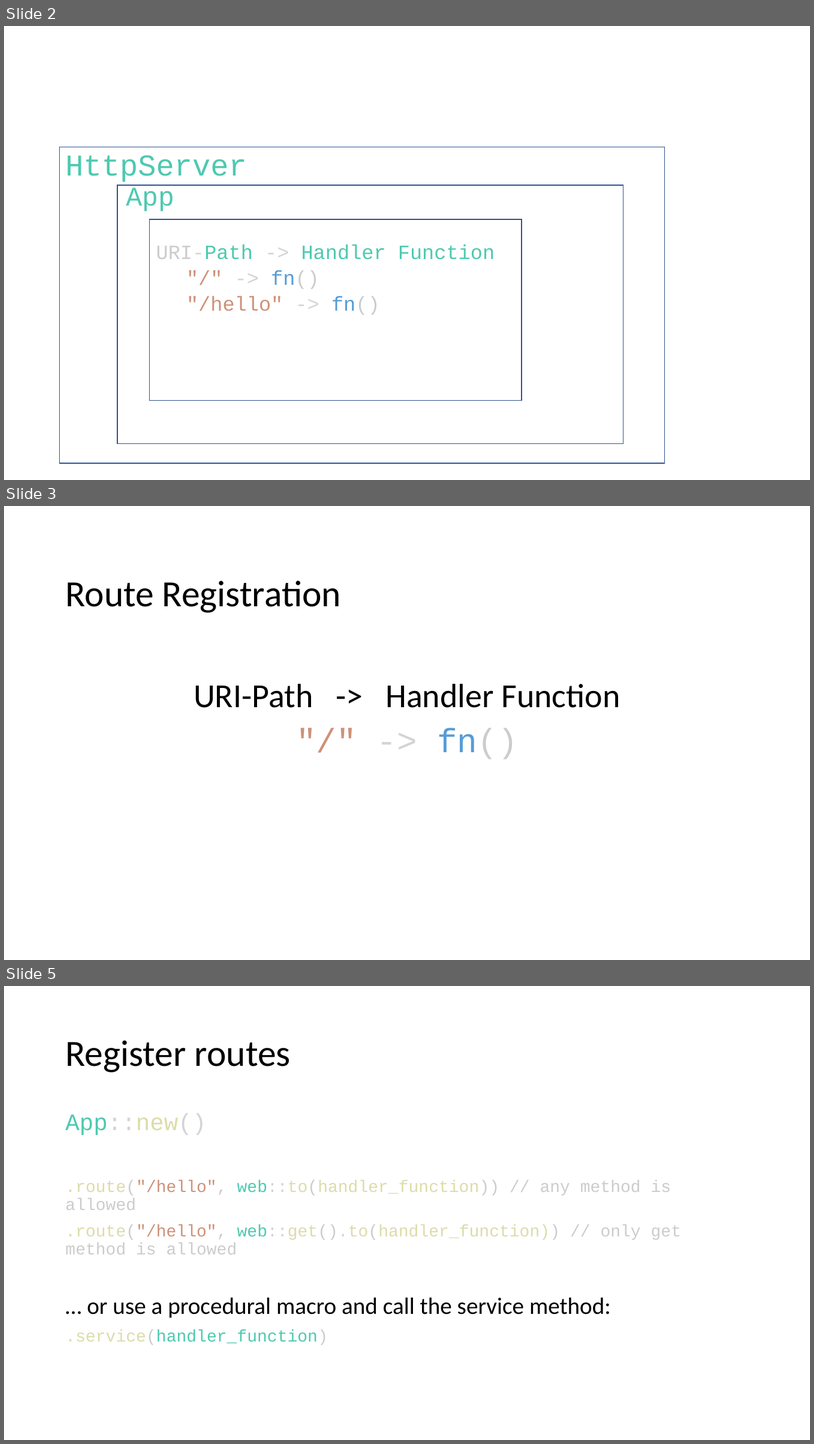
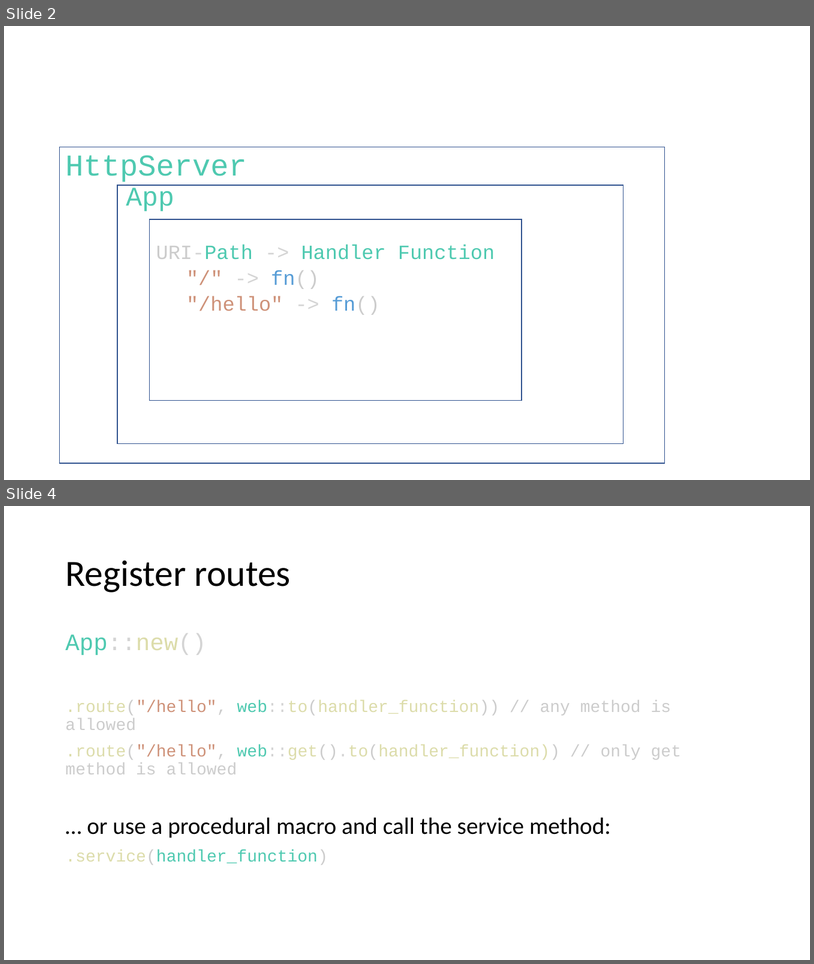
Before and after one commit to floscodes/actix_talk, a slide deck: Pres.pptx. Shown one above the other, each under a label of ours: slides 2, 3 and 5 before the commit, slides 2 and 4 after it; the slides between them are not shown. The pictures are 814x1444 and 814x964 pixels, drawn with LibreOffice and Linux fonts; fonts in the diff are those of the drawing. Boxes give left, top, right and bottom in pixels: in the first picture for what was removed or moved away, otherwise in the second. Text is boxed around its words. In the diff, an @@ line names an element or a change of style, - is before the commit and + after.

```diff
--- a/Pres.pptx
+++ b/Pres.pptx
@@ slide 3 removed at bbox=[4, 506, 810, 960], background #FFFFFF @@
@@ text removed at bbox=[65, 580, 341, 613] @@
-Route Registration
@@ subtitle removed at bbox=[194, 684, 620, 759] @@
-URI-Path -> Handler Function
-"/" -> fn()
@@ what was slide 5 is now slide 4 @@
```
Also in this commit, not shown: 3 slides changed, 1 other slide removed, 1 other file.
